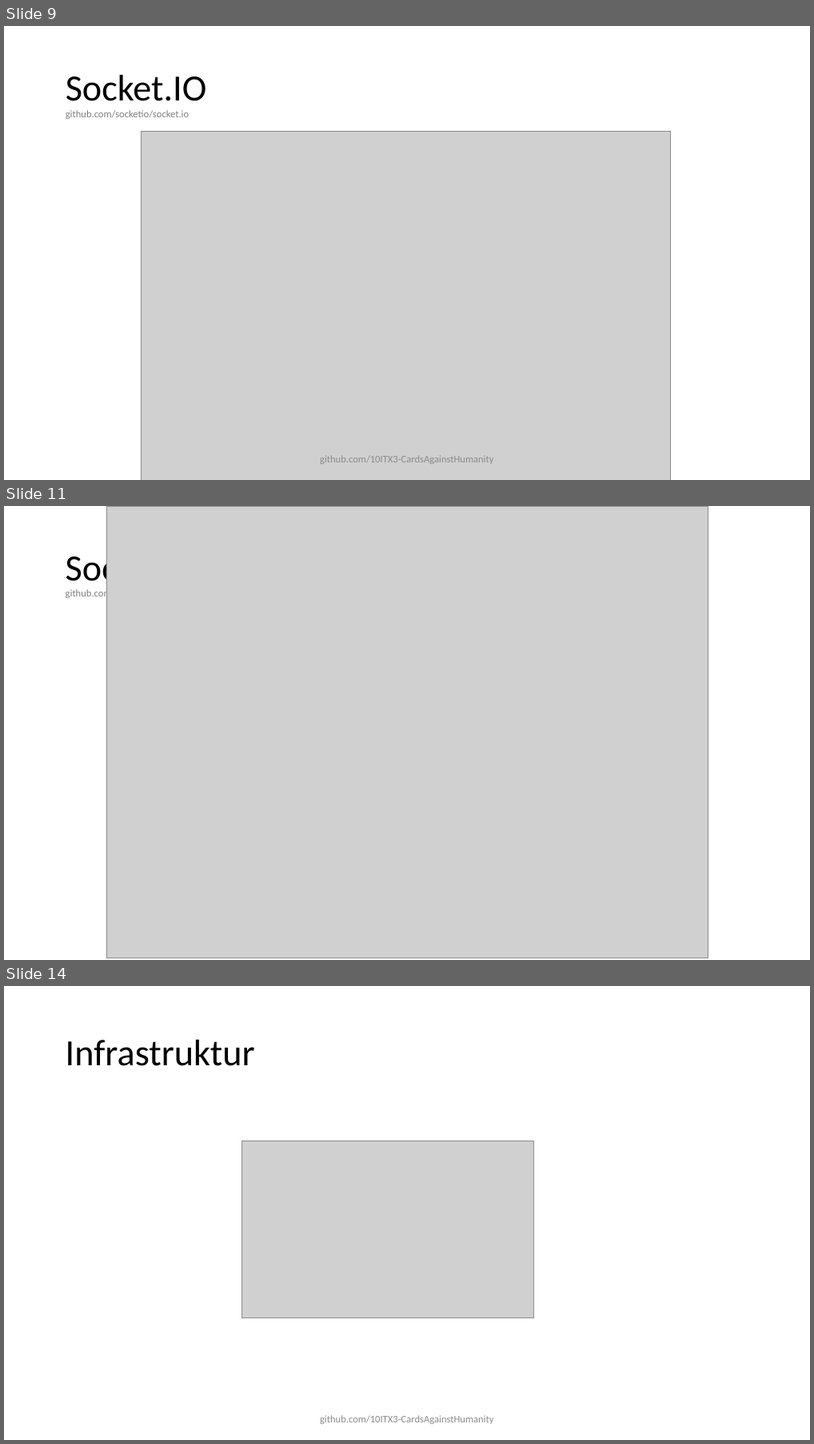
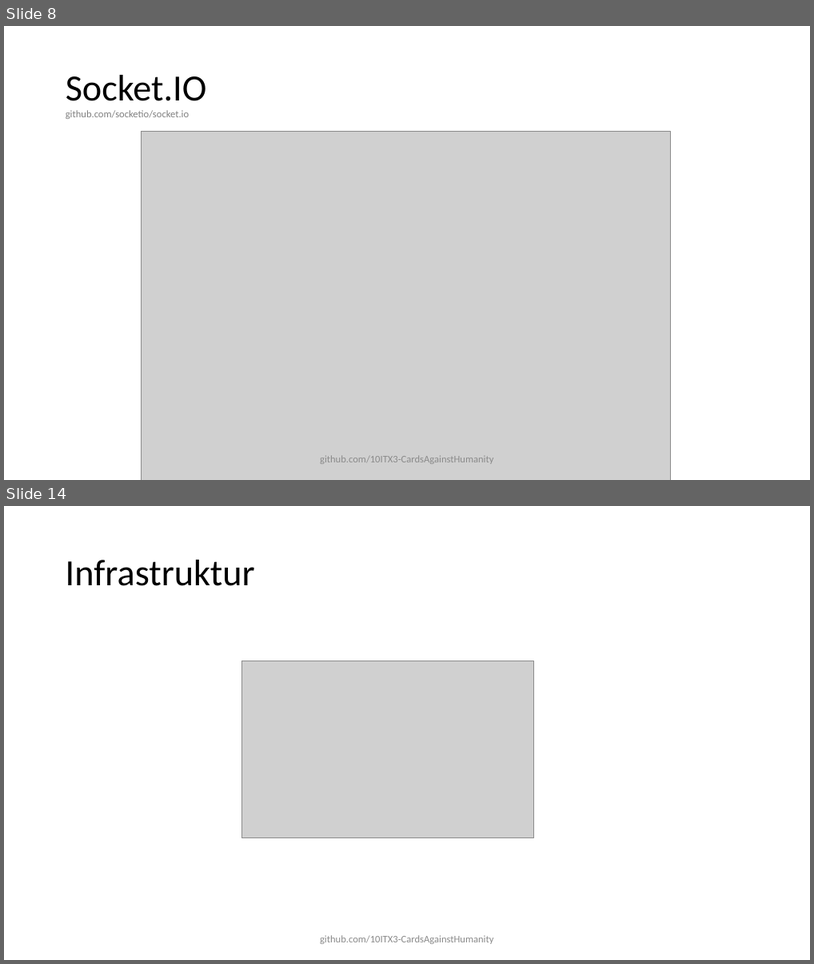
Before and after one commit to 10ITX3-CardsAgainstHumanity/cah-presentation, a slide deck: cah-presentation.pptx. Shown one above the other, each under a label of ours: slides 9, 11 and 14 before the commit, slides 8 and 14 after it; the slides between them are not shown. The pictures are 814x1444 and 814x964 pixels, drawn with LibreOffice and Linux fonts; fonts in the diff are those of the drawing; grey boxes stand for pictures. Boxes give left, top, right and bottom in pixels: in the first picture for what was removed or moved away, otherwise in the second. Text is boxed around its words. In the diff, an @@ line names an element or a change of style, - is before the commit and + after.

```diff
--- a/cah-presentation.pptx
+++ b/cah-presentation.pptx
@@ slide 11 removed at (4, 506, 810, 960), background #FFFFFF @@
@@ picture removed at (106, 506, 708, 957) @@
@@ text removed at (66, 549, 207, 600) @@
-Socket.IO
-github.com/socketio/socket.io
@@ what was slide 9 is now slide 8 @@
```
Also in this commit, not shown: 5 slides changed, 1 slide added, 2 other slides removed.
